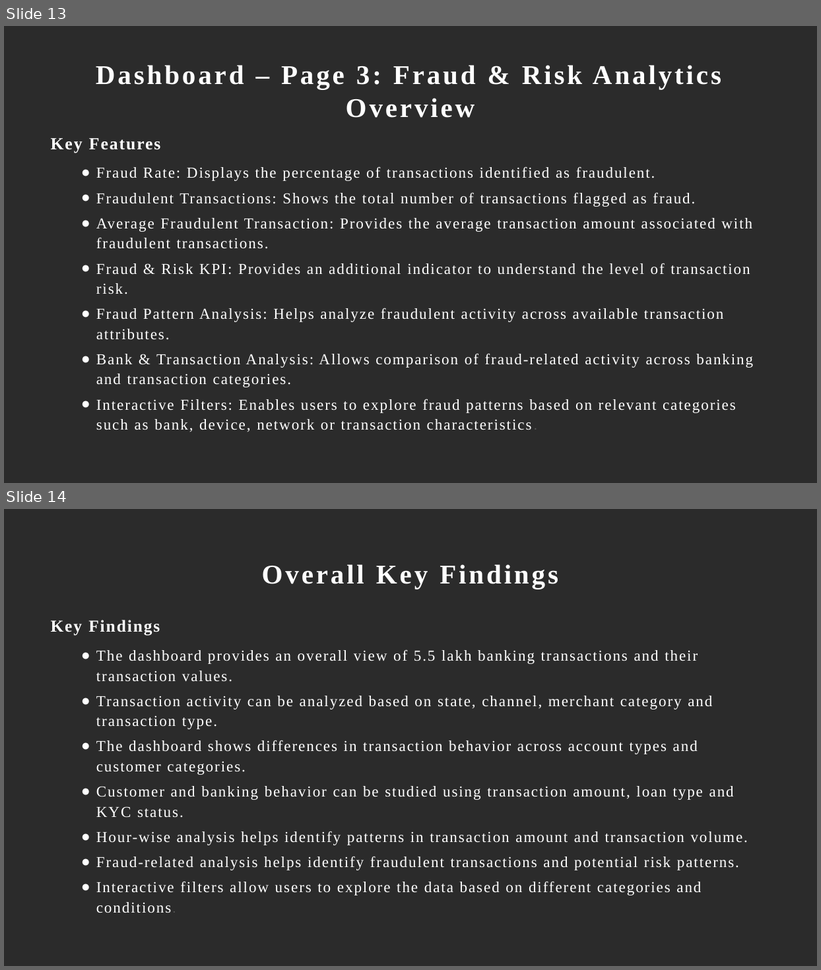
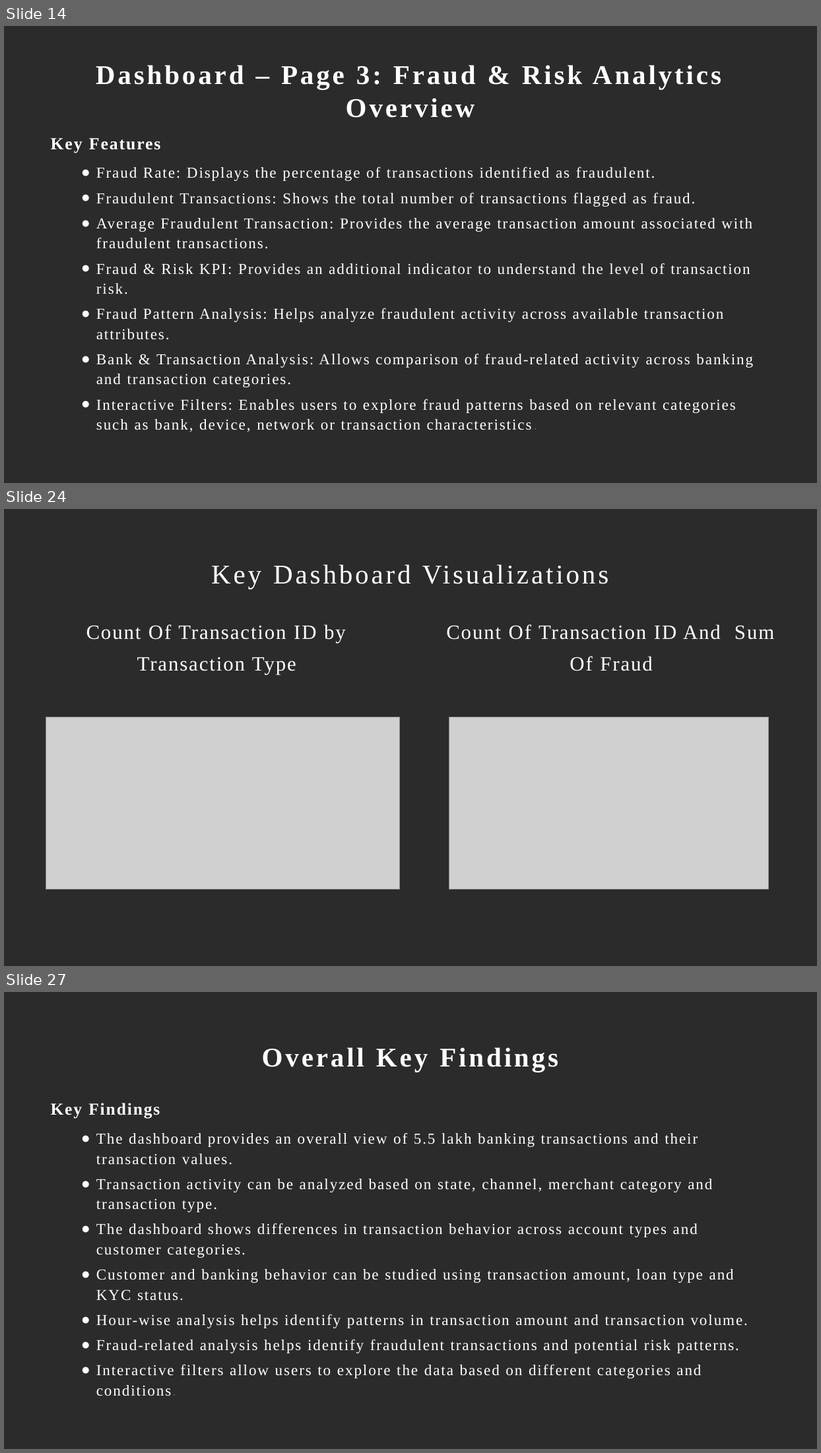
Before and after one commit to monika82004/Indian-Banking-Transaction, a slide deck: Indian Banking Transaction.pptx. Shown one above the other, each under a label of ours: slides 13 and 14 before the commit, slides 14, 24 and 27 after it; the slides between them are not shown. The pictures are 821x970 and 821x1453 pixels, drawn with LibreOffice and Linux fonts; fonts in the diff are those of the drawing; grey boxes stand for pictures; background and template pictures are left out; a plain dark background stands for a picture behind light text. Boxes give left, top, right and bottom in pixels: in the first picture for what was removed or moved away, otherwise in the second. Text is boxed around its words. In the diff, an @@ line names an element or a change of style, - is before the commit and + after.

```diff
--- a/Indian Banking Transaction.pptx
+++ b/Indian Banking Transaction.pptx
@@ slide 24 added at <box>4,509,817,966</box>, background picture (left out) @@
@@ title added at <box>211,564,609,589</box>, 32 pt, text #FFFFFF @@
+Key Dashboard Visualizations
@@ text added at <box>86,625,346,675</box>, 24 pt, text #FFFFFF @@
+Count Of Transaction ID by Transaction Type
@@ text added at <box>446,625,774,671</box>, 24 pt, text #FFFFFF @@
+Count Of Transaction ID And Sum Of Fraud
@@ picture added at <box>46,717,400,889</box> @@
@@ picture added at <box>450,717,770,890</box> @@
@@ what was slide 13 is now slide 14 @@
@@ what was slide 14 is now slide 27 @@
```
Also in this commit, not shown: 3 slides changed, 12 other slides added.
